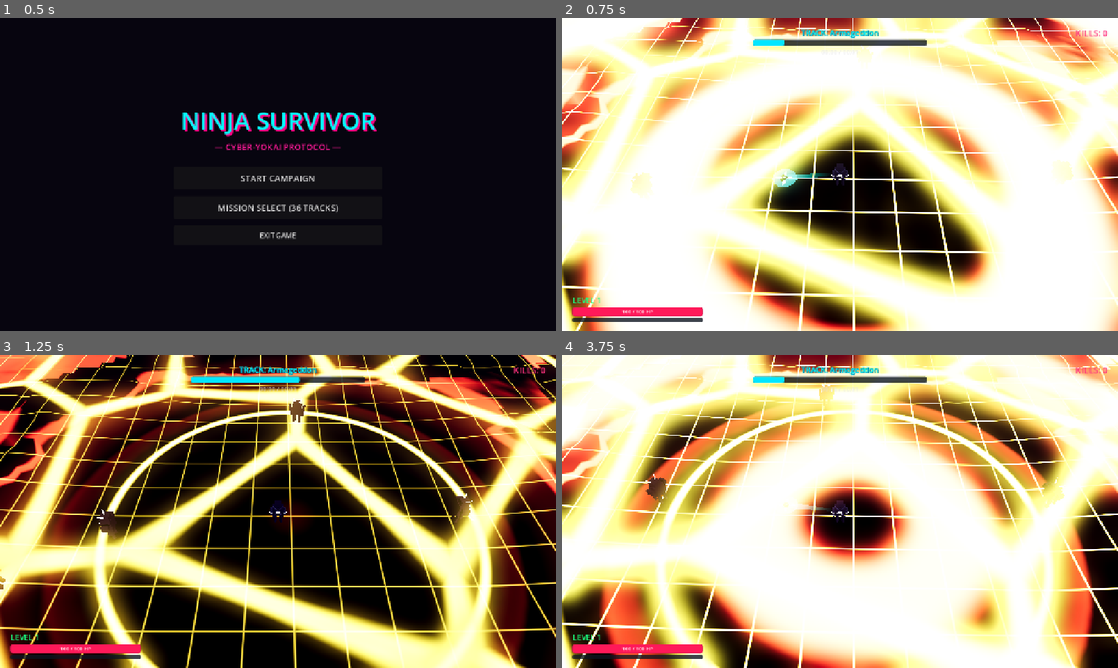
Above: before the commit, frames 1-4 (two rows, left to right).
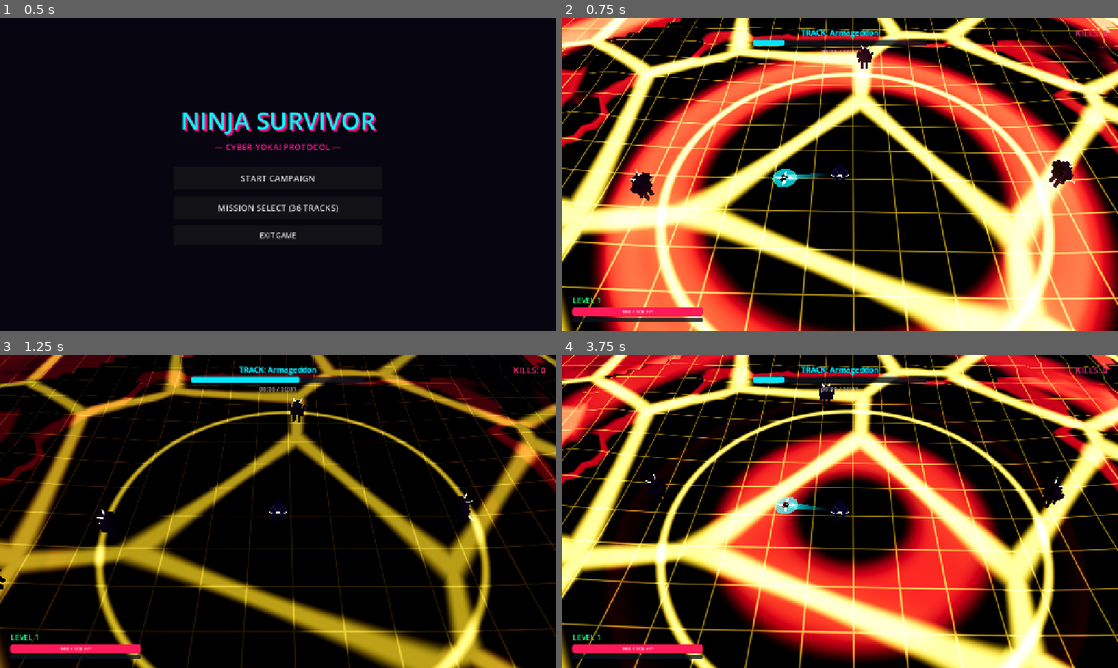
Above: after the commit, the same moments.

Repository: leouofa/ninja-survivor
Game: Godot game, scene res://scenes/menu/MainMenu.tscn
Two runs of this game, one before a commit and one after it. Both use one fixed random seed, a clock stepped at 60 frames per second and the inputs below.
Inputs:
- Up to frame 1 (0.5 s): no input
- Up to frame 2 (0.75 s): click "START CAMPAIGN" at 0.5 s
- Up to frame 3 (1.25 s): no input
- Up to frame 4 (3.75 s): hold Right (move_right) 1.28-2 s; tap Space (dash) at 1.35, 2.85 s; click "REPLAY" at 2 s; hold Down (move_down) 2.78-3.5 s; click "REPLAY" at 3.5 s

Frame 1 is identical in both runs. In frame 2, 93% of the frame differs, in the area x 0-100%, y 0-100%; in frame 3, 71%; in frame 4, 95%.

Commit message:
adjusting pulse colors

Diff:
--- a/scenes/game/GameArena.tscn
+++ b/scenes/game/GameArena.tscn
@@ -19,13 +19,13 @@
 ambient_light_energy = 1.2
 tonemap_mode = 3
 glow_enabled = true
-glow_levels/1 = 1.0
-glow_levels/2 = 1.0
-glow_levels/3 = 1.0
-glow_levels/5 = 0.5
-glow_intensity = 0.8
-glow_strength = 1.1
-glow_bloom = 0.2
+glow_levels/1 = 0.4
+glow_levels/2 = 0.5
+glow_levels/3 = 0.8
+glow_levels/5 = 0.4
+glow_intensity = 0.35
+glow_strength = 0.95
+glow_bloom = 0.05
 glow_blend_mode = 1
 fog_enabled = true
 fog_light_color = Color(0.08, 0.03, 0.15, 1)
--- a/scripts/environment/ProceduralFloor.gd
+++ b/scripts/environment/ProceduralFloor.gd
@@ -231,7 +231,7 @@
 	floor_material.set_shader_parameter("secondary_color", col_secondary)
 	floor_material.set_shader_parameter("ambient_color", col_ambient)
 	floor_material.set_shader_parameter("voronoi_scale", voronoi_scale)
-	floor_material.set_shader_parameter("emission_energy", 2.5)
+	floor_material.set_shader_parameter("emission_energy", 1.0)
 	floor_material.set_shader_parameter("live_amplitude", 0.0)
 
 	mesh_instance.material_override = floor_material
--- a/shaders/cyber_floor.gdshader
+++ b/shaders/cyber_floor.gdshader
@@ -8,7 +8,7 @@
 
 uniform float voronoi_scale : hint_range(0.01, 0.2) = 0.05;
 uniform float live_amplitude : hint_range(0.0, 1.0) = 0.0;
-uniform float emission_energy : hint_range(0.5, 6.0) = 2.8;
+uniform float emission_energy : hint_range(0.1, 5.0) = 1.0;
 uniform float panel_metallic : hint_range(0.0, 1.0) = 0.25;
 uniform float panel_roughness : hint_range(0.0, 1.0) = 0.45;
 
@@ -97,22 +97,22 @@
 	ROUGHNESS = mix(panel_roughness, 0.15, max(border, grid_lines));
 
 	// Audio-reactive emission modulation
-	float pulse = live_amplitude * 2.0;
+	float pulse = live_amplitude * 1.2;
 
 	// 1. Glowing Voronoi Seams
-	vec3 seam_emission = primary_color.rgb * border * (0.8 + pulse * 2.0);
+	vec3 seam_emission = primary_color.rgb * border * (0.6 + pulse * 1.0);
 
 	// 2. Subtle Synthwave Grid Glow
-	vec3 grid_emission = primary_color.rgb * grid_lines * (0.35 + pulse * 0.8);
+	vec3 grid_emission = primary_color.rgb * grid_lines * (0.2 + pulse * 0.4);
 
 	// 3. Central Combat Ring Glow
-	vec3 ring_emission = primary_color.rgb * center_ring * (1.2 + pulse * 1.5);
+	vec3 ring_emission = primary_color.rgb * center_ring * (0.7 + pulse * 0.8);
 
 	// 4. Glowing Topographic Contour Lines on Hills
-	vec3 contour_emission = secondary_color.rgb * contour * (0.7 + pulse * 1.4);
+	vec3 contour_emission = secondary_color.rgb * contour * (0.5 + pulse * 0.8);
 
 	// 5. Beat Ripple Waves
-	vec3 ripple_emission = secondary_color.rgb * beat_ripple * (0.3 + pulse * 1.0);
+	vec3 ripple_emission = secondary_color.rgb * beat_ripple * (0.2 + pulse * 0.6);
 
 	EMISSION = (seam_emission + grid_emission + ring_emission + contour_emission + ripple_emission) * emission_energy;
 }
